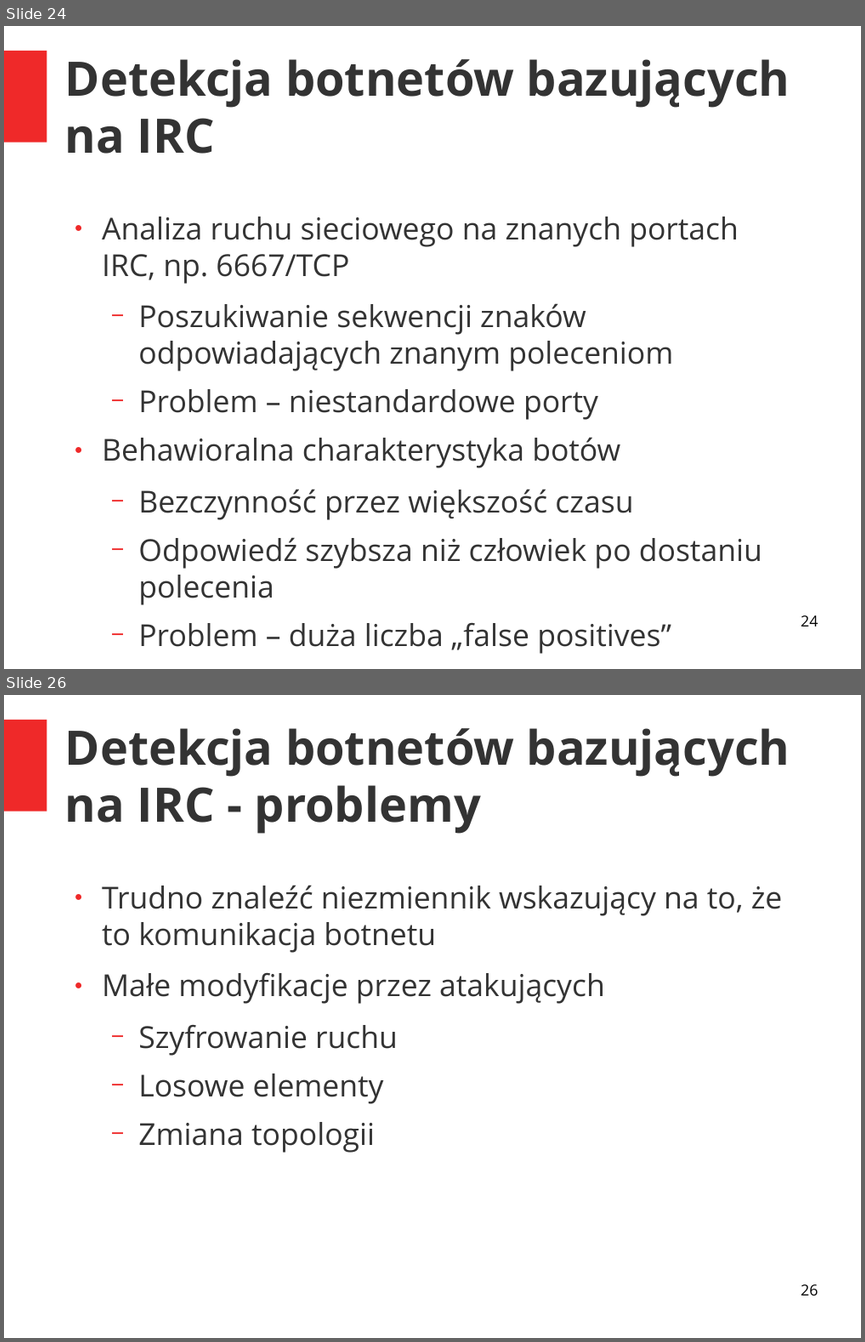
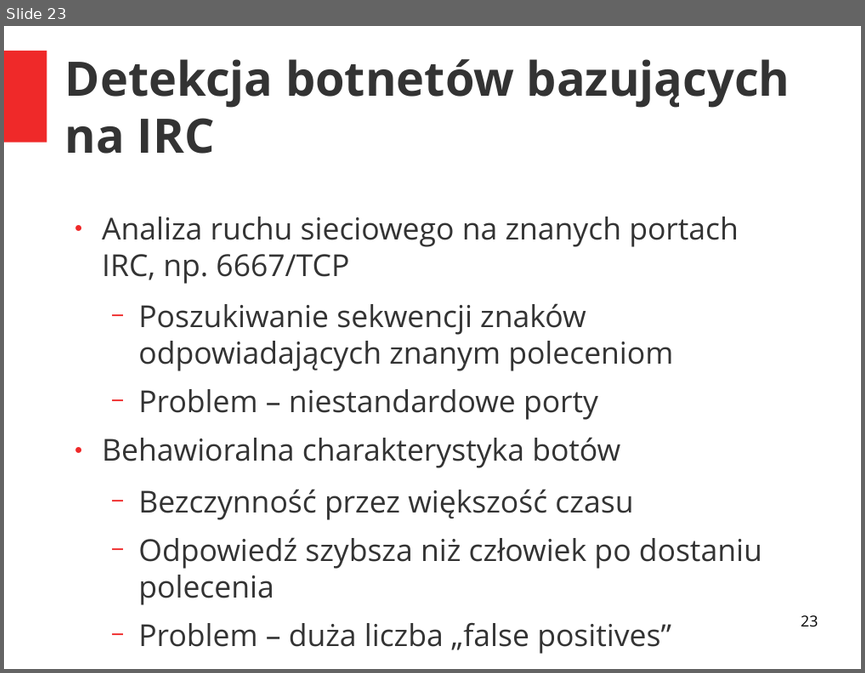
Before and after one commit to grzegorznowacki/Botnets, a slide deck: prezentacja.odp. Shown one above the other, each under a label of ours: slides 24 and 26 before the commit, slide 23 after it; the slides between them are not shown. The pictures are 865x1342 and 865x673 pixels, drawn with LibreOffice and Linux fonts; fonts in the diff are those of the drawing. Boxes give left, top, right and bottom in pixels: in the first picture for what was removed or moved away, otherwise in the second. Text is boxed around its words. In the diff, an @@ line names an element or a change of style, - is before the commit and + after.

```diff
--- a/prezentacja.odp
+++ b/prezentacja.odp
@@ slide 26 removed at bbox=[4, 695, 861, 1338], background #FFFFFF; not listed: 1 template element that a slide beside it also shows @@
@@ title removed at bbox=[65, 728, 790, 834] @@
-Detekcja botnetów bazujących na IRC - problemy
@@ text removed at bbox=[102, 885, 783, 1152] @@
-● Trudno znaleźć niezmiennik wskazujący na to, że to komunikacja botnetu
-● Małe modyfikacje przez atakujących
-  − Szyfrowanie ruchu
-  − Losowe elementy
-  − Zmiana topologii
@@ page number removed at bbox=[800, 1284, 817, 1295] @@
-26
@@ what was slide 24 is now slide 23 @@
@@ page number at bbox=[800, 615, 817, 626]: text changed @@
-24
+23
```
Also in this commit, not shown: 9 slides changed, 1 other slide removed.
